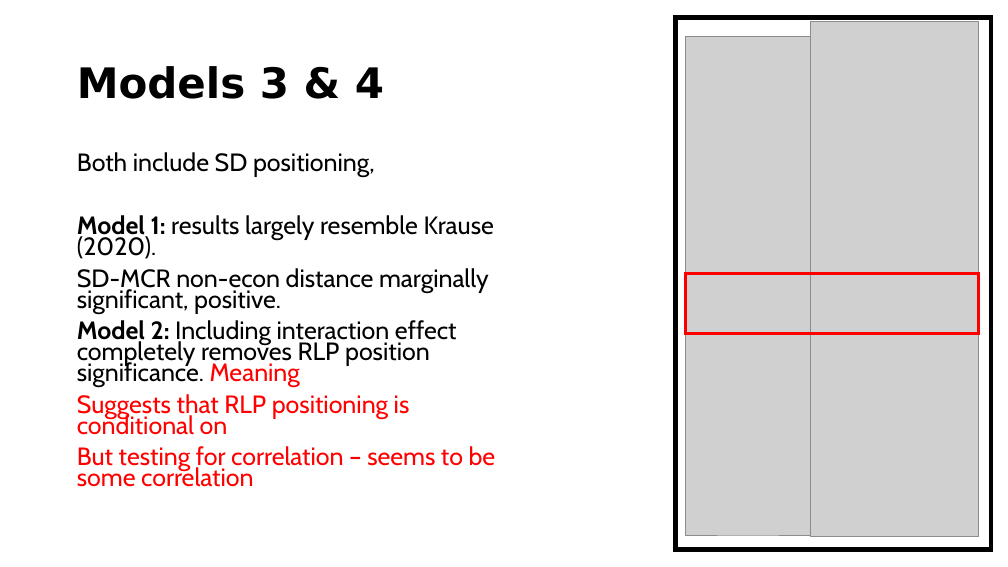
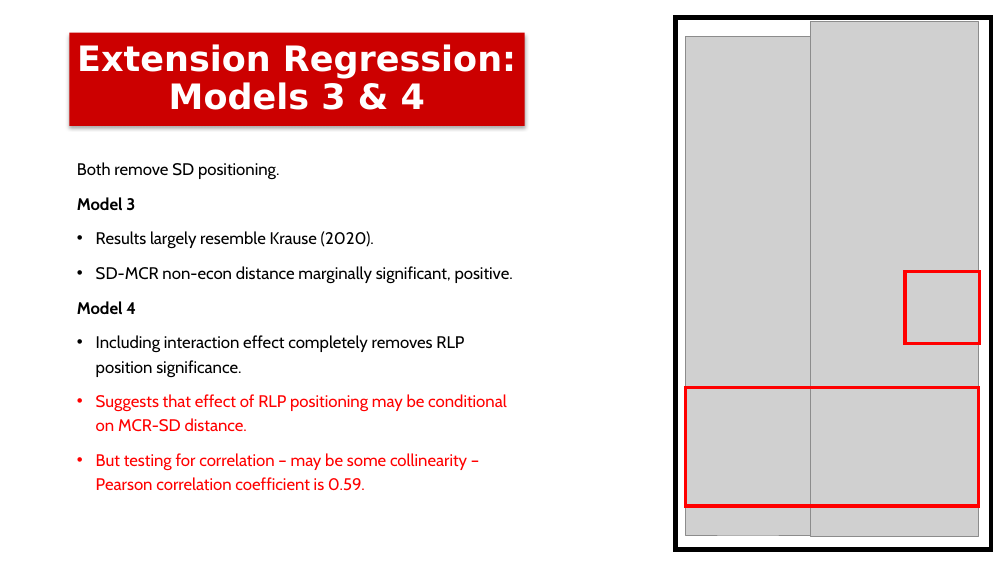
Before and after one commit to dlcy-dc/StatsII_2026, a slide deck: slide 19 of replication/my_replication/Replication paper powerpoint.pptx (slide 15 before the commit). Drawn at 1008x567 pixels with LibreOffice and Linux fonts; fonts in the diff are those of the drawing; grey boxes stand for pictures. Boxes give left, top, right and bottom in pixels: in the first picture for what was removed or moved away, otherwise in the second. Text is boxed around its words. In the diff, an @@ line names an element or a change of style, - is before the commit and + after.

```diff
--- a/replication/my_replication/Replication paper powerpoint.pptx
+++ b/replication/my_replication/Replication paper powerpoint.pptx
@@ rectangle "Extension Regression: Models 3 & ...": place and size @@
-rectangle "Extension Regression: Models 3 & ..." at (77,66,384,99)
+rectangle "Extension Regression: Models 3 & ..." at (70,33,525,126)
@@ rectangle "Extension Regression: Models 3 & ..." at (70,33,525,126): fill none to #CC0000; shadow on @@
@@ text in rectangle at (77,44,516,110): text changed; size 40 to 33.3 pt; text colour #000000 to #FFFFFF @@
-Models 3 & 4
+Extension Regression: Models 3 & 4
@@ text at (77,162,374,249): text changed; size 23.8 to 16 pt @@
-Both include SD positioning,
-Model 1: results largely resemble Krause (2020).
+Both remove SD positioning.
+Model 3
+• Results largely resemble Krause (2020).
@@ text at (96,266,513,283): size 23.8 to 16 pt in "SD-MCR non-econ distance marginally significant, positive."; bullet none to •; line spacing 0.7 to 1.2 @@
@@ rectangle added at (905,271,980,343), outline #FF0000 3 pt @@
@@ text at (77,301,507,491): text changed; size 23.8 to 16 pt @@
-Model 2: Including interaction effect completely removes RLP position significance. Meaning
-Suggests that RLP positioning is conditional on
-But testing for correlation – seems to be some correlation
+Model 4
+• Including interaction effect completely removes RLP position significance.
+• Suggests that effect of RLP positioning may be conditional on MCR-SD distance.
+• But testing for correlation – may be some collinearity – Pearson correlation coefficient is 0.59.
@@ rectangle: place and size @@
-rectangle at (686,274,979,333)
+rectangle at (686,387,979,506)
```
Also in this commit, not shown: 13 other slides changed, 5 slides added, 1 slide removed.
